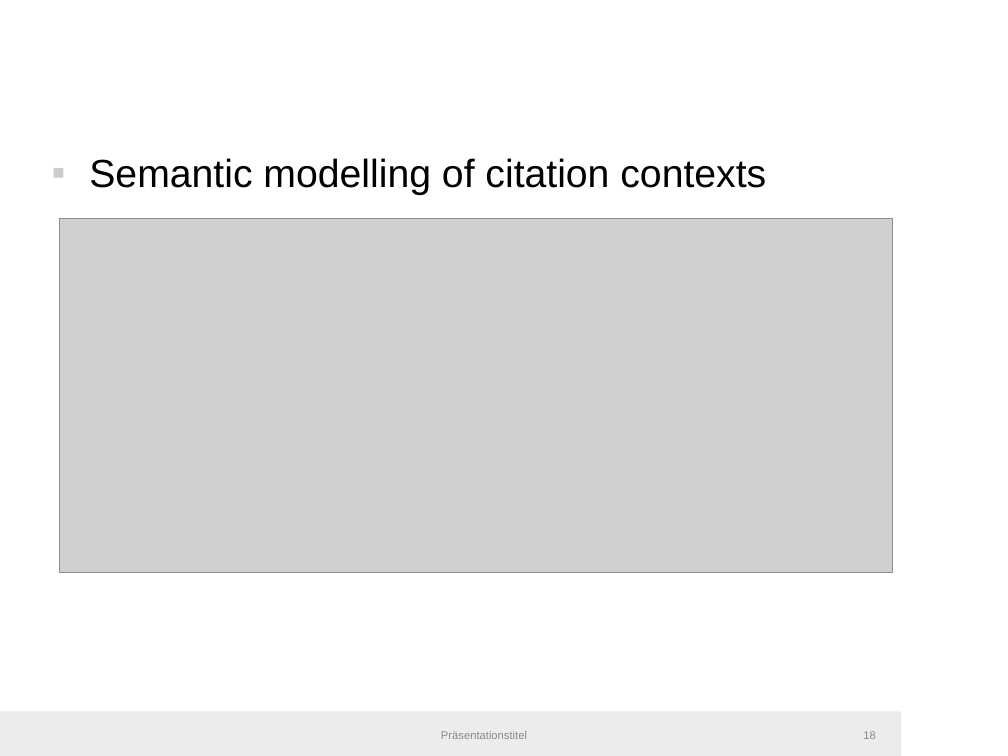
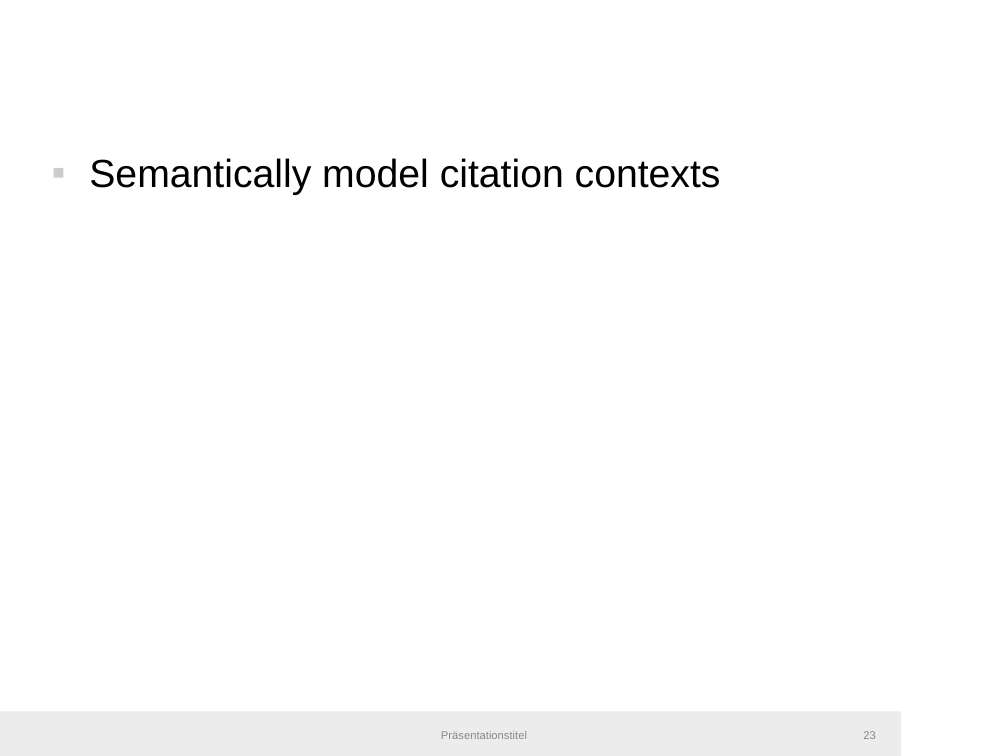
Before and after one commit to IllDepence/master_thesis, a slide deck: slide 23 of pres/pres.odp (slide 18 before the commit). Drawn at 1008x756 pixels with LibreOffice and Linux fonts; fonts in the diff are those of the drawing; grey boxes stand for pictures; background and template pictures are left out. Boxes give left, top, right and bottom in pixels: in the first picture for what was removed or moved away, otherwise in the second. Text is boxed around its words. In the diff, an @@ line names an element or a change of style, - is before the commit and + after.

```diff
--- a/pres/pres.odp
+++ b/pres/pres.odp
@@ text at box(89, 158, 721, 195): text changed @@
-▪ Semantic modelling of citation contexts
+▪ Semantically model citation contexts
@@ picture removed at box(59, 219, 893, 574) @@
@@ page number at box(863, 731, 875, 739): text changed @@
-18
+23
```
Also in this commit, not shown: 10 other slides changed, 10 slides added, 4 slides removed, 5 other files.
